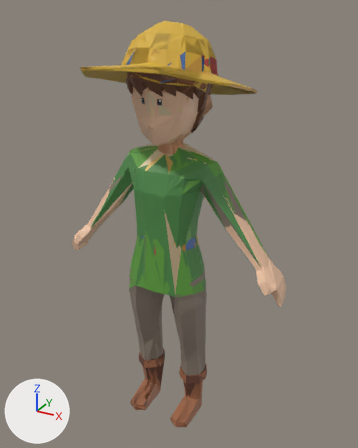
Renders of the glTF model shared/models/glb/peasant.glb from each side of a commit.
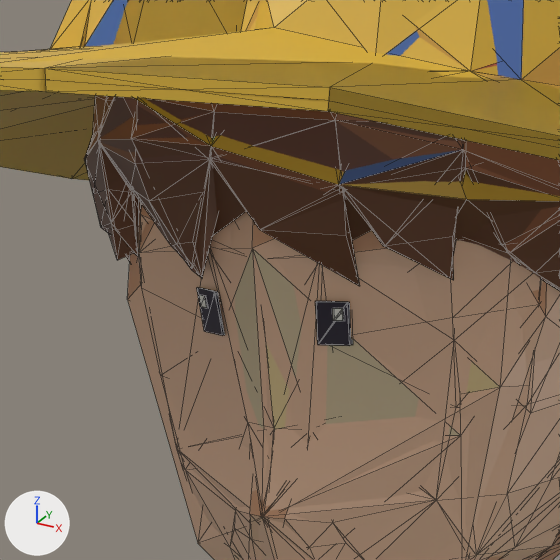
Each version appears first whole from a 50 mm camera at (0.967, -1.686, 1.802) aimed at (0.017, 0.042, 0.939), and next in a close-up on the part from 32% to 53% of the width and 13% to 30% of the height. Every picture has the same lights, and +X, +Y and +Z are marked at lower left. The last two pictures show the newer version. The close-ups show mesh edges as thin lines. Where no turn or scale is listed for an object, it has been applied to the vertices. Vertices at exactly the same position are counted once.

The scene before the commit, as lines of its bpy script (objects in view):
```python
me_detail_0 = bpy.data.meshes.new('detail_0')
me_detail_0.from_pydata(...)  # 1104 vertices, 2081 faces; spans x -0.52..0.52, y -0.31..0.32, z 0.0..1.75
me_detail_0.materials.append(mat_defaultmaterial)
me_detail_1 = bpy.data.meshes.new('detail_1')
me_detail_1.from_pydata(...)  # 683 vertices, 1251 faces; spans x -0.52..0.52, y -0.31..0.32, z 0.0..1.75
me_detail_1.materials.append(mat_defaultmaterial_001)
me_detail_2 = bpy.data.meshes.new('detail_2')
me_detail_2.from_pydata(...)  # 414 vertices, 732 faces; spans x -0.52..0.52, y -0.31..0.32, z 0.0..1.75
me_detail_2.materials.append(mat_defaultmaterial_002)
me_detail_3 = bpy.data.meshes.new('detail_3')
me_detail_3.from_pydata(...)  # 248 vertices, 421 faces; spans x -0.51..0.51, y -0.31..0.31, z 0.0..1.75
me_detail_3.materials.append(mat_defaultmaterial_003)
ob_detail_0 = bpy.data.objects.new('detail_0', me_detail_0)
ob_detail_0.location = (0.0, 0.0, 0.0)
ob_detail_1 = bpy.data.objects.new('detail_1', me_detail_1)
ob_detail_1.location = (0.0, 0.0, 0.0)
ob_detail_2 = bpy.data.objects.new('detail_2', me_detail_2)
ob_detail_2.location = (0.0, 0.0, 0.0)
ob_detail_3 = bpy.data.objects.new('detail_3', me_detail_3)
ob_detail_3.location = (0.0, 0.0, 0.0)
```
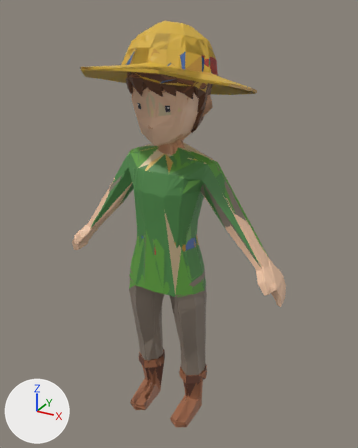
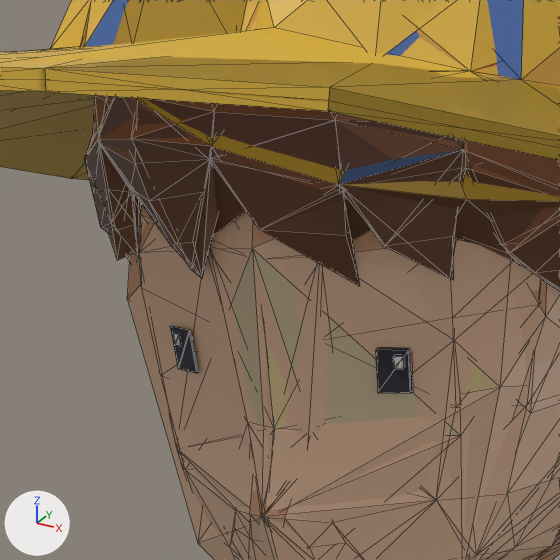
Pixel boxes (x1, y1, x2, y2) of what changed, in the close-ups (560 x 560 px; the box of a moved part takes in the faces that stretch with it):
part 1 of me_detail_0, moved or reshaped
    before: (317, 302, 351, 345)
    after: (376, 350, 410, 384)
part 2 of me_detail_0, moved or reshaped (not visible before)
    after: (393, 357, 404, 369)
part 3 of me_detail_0, moved or reshaped
    before: (218, 309, 223, 328)
    after: (189, 331, 199, 373)
part 4 of me_detail_1, moved or reshaped (not visible afterwards)
    before: (315, 302, 350, 340)
part 5 of me_detail_1, moved or reshaped (not visible afterwards)
    before: (332, 309, 343, 321)
part 6 of me_detail_1, moved or reshaped
    before: (197, 288, 223, 336)
    after: (171, 326, 197, 373)
part 7 of me_detail_1, moved or reshaped
    before: (199, 295, 207, 308)
    after: (173, 333, 181, 346)
part 8 of me_detail_2, moved or reshaped
    before: (315, 301, 350, 346)
    after: (377, 348, 411, 393)
part 9 of me_detail_2, moved or reshaped
    before: (200, 288, 225, 335)
    after: (172, 326, 198, 373)

The change in detail:
me_detail_0 has 1104 vertices, 2081 faces and spans x -0.52..0.52, y -0.31..0.32, z 0.0..1.75.
me_detail_0 is used by ob_detail_0; location (0.0, 0.0, 0.0).
me_detail_0 part 1: the loose piece of 4 vertices spanning x 0.03..0.04, y -0.14..-0.13, z 1.48..1.5 is moved by (0.03, 0.01, -0.02).
me_detail_0 part 2: the loose piece of 4 vertices spanning x 0.04, y -0.14..-0.13, z 1.49 is moved by (0.03, 0.01, -0.02).
me_detail_0 part 3: the loose piece of 4 vertices spanning x -0.04..-0.03, y -0.14..-0.13, z 1.48..1.5 is moved by (-0.03, 0.01, -0.02).
me_detail_1 has 683 vertices, 1251 faces and spans x -0.52..0.52, y -0.31..0.32, z 0.0..1.75.
me_detail_1 is used by ob_detail_1; location (0.0, 0.0, 0.0).
me_detail_1 part 4: the loose piece of 4 vertices spanning x 0.03..0.04, y -0.14..-0.13, z 1.48..1.5 is moved by (0.03, 0.01, -0.02).
me_detail_1 part 5: the loose piece of 4 vertices spanning x 0.04, y -0.14, z 1.49 is moved by (0.03, 0.01, -0.02).
me_detail_1 part 6: the loose piece of 4 vertices spanning x -0.04..-0.03, y -0.14..-0.13, z 1.48..1.5 is moved by (-0.03, 0.01, -0.02).
me_detail_1 part 7: the loose piece of 4 vertices spanning x -0.04, y -0.14, z 1.49 is moved by (-0.03, 0.01, -0.02).
me_detail_2 has 414 vertices, 732 faces and spans x -0.52..0.52, y -0.31..0.32, z 0.0..1.75.
me_detail_2 is used by ob_detail_2; location (0.0, 0.0, 0.0).
me_detail_2 part 8: the loose piece of 4 vertices spanning x 0.03..0.04, y -0.14..-0.13, z 1.48..1.5 is moved by (0.03, 0.01, -0.02).
me_detail_2 part 9: the loose piece of 4 vertices spanning x -0.04..-0.03, y -0.14..-0.13, z 1.48..1.5 is moved by (-0.03, 0.01, -0.02).
